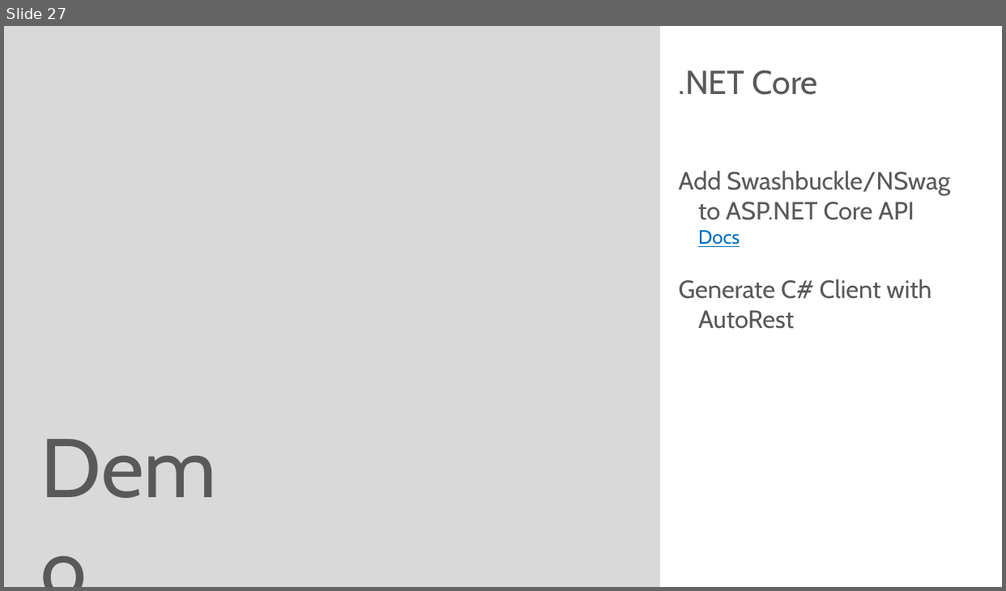
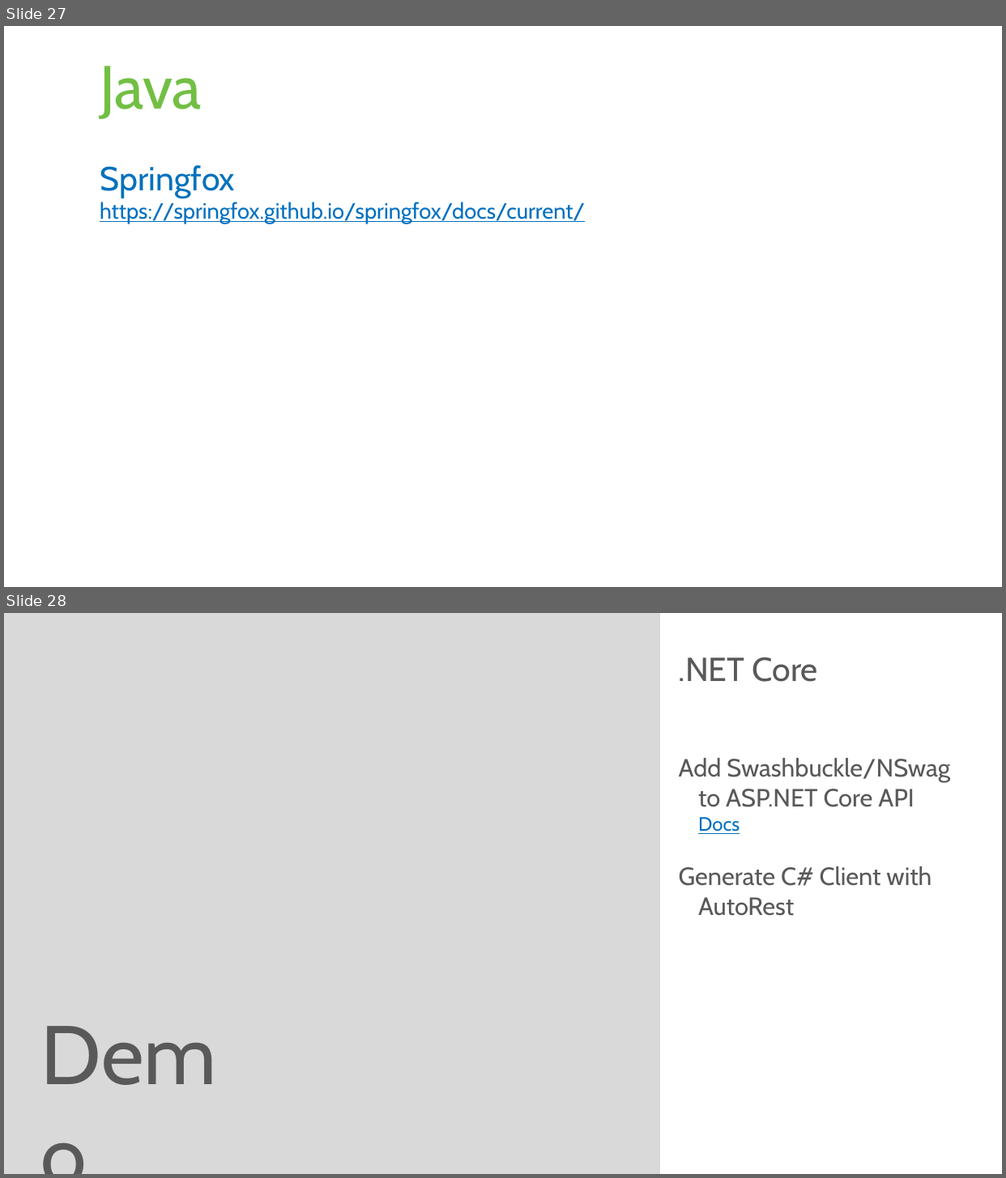
Before and after one commit to rstropek/Samples, a slide deck: Swagger/Swagger-Workshop.pptx. Shown one above the other, each under a label of ours: slide 27 before the commit, slides 27 and 28 after it. The pictures are 1006x591 and 1006x1178 pixels, drawn with LibreOffice and Linux fonts; fonts in the diff are those of the drawing. Boxes give left, top, right and bottom in pixels: in the first picture for what was removed or moved away, otherwise in the second. Text is boxed around its words. In the diff, an @@ line names an element or a change of style, - is before the commit and + after.

```diff
--- a/Swagger/Swagger-Workshop.pptx
+++ b/Swagger/Swagger-Workshop.pptx
@@ slide 27 added at (x1=4, y1=26, x2=1002, y2=587), background #FFFFFF @@
@@ title added at (x1=100, y1=66, x2=202, y2=119), 44 pt, text #72BF44 @@
+Java
@@ text added at (x1=100, y1=165, x2=585, y2=224), 16 pt, text #0070C0, underline @@
+Springfox
+  https://springfox.github.io/springfox/docs/current/
@@ what was slide 27 is now slide 28 @@
```
Also in this commit, not shown: 1 slide changed, 44 other files.
